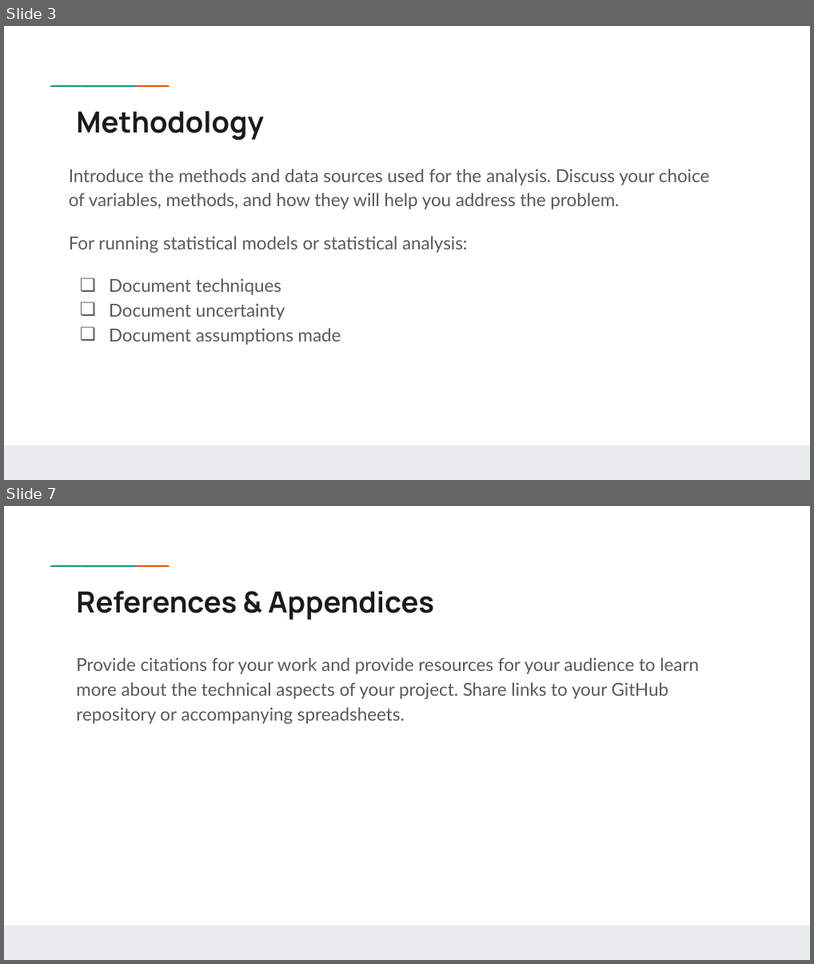
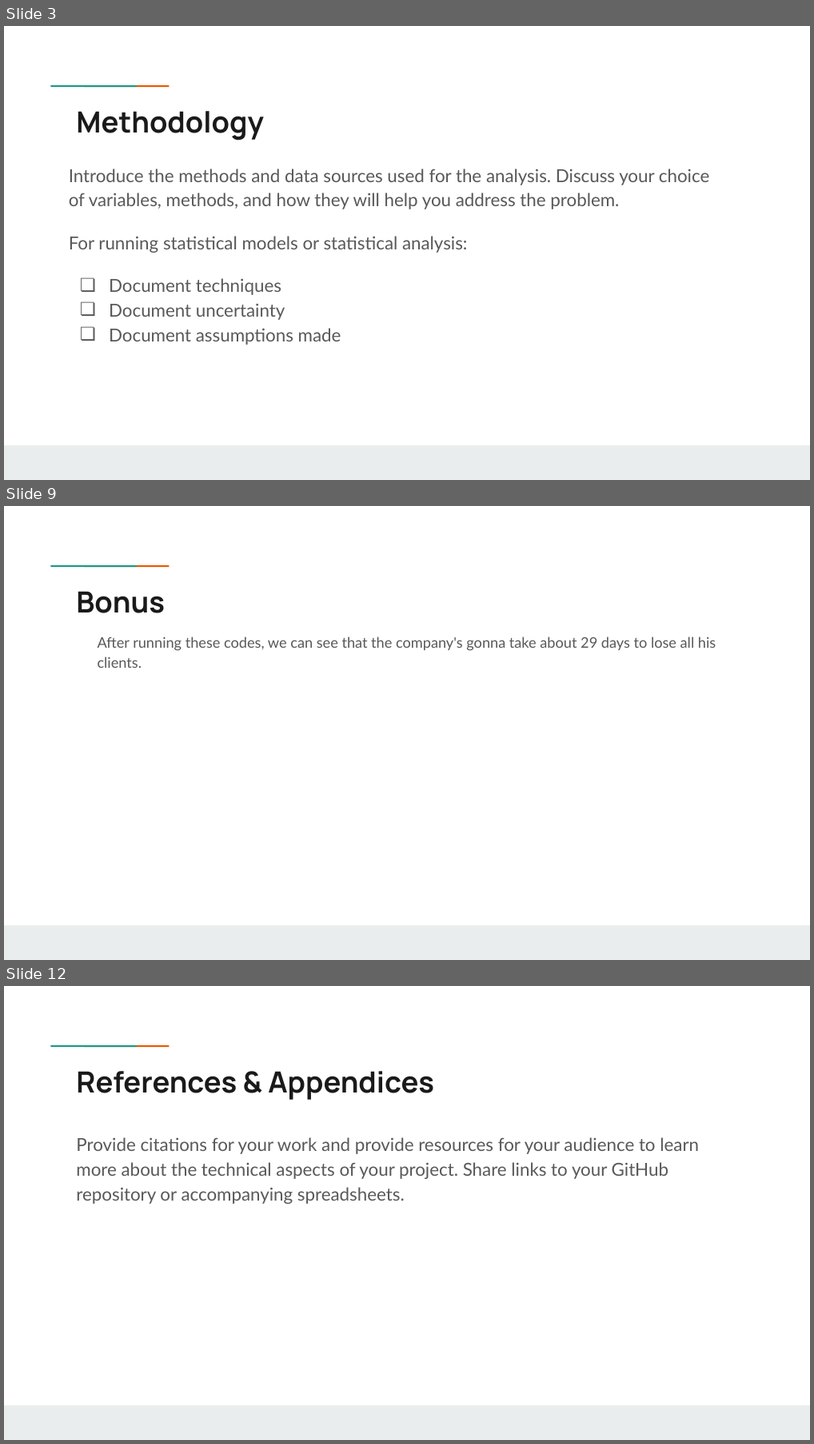
Before and after one commit to Chvava11/Bi_project_customer_churn, a slide deck: Result/Vanessa’s project .pptx. Shown one above the other, each under a label of ours: slides 3 and 7 before the commit, slides 3, 9 and 12 after it; the slides between them are not shown. The pictures are 814x964 and 814x1444 pixels, drawn with LibreOffice and Linux fonts; fonts in the diff are those of the drawing; background and template pictures are left out. Boxes give left, top, right and bottom in pixels: in the first picture for what was removed or moved away, otherwise in the second. Text is boxed around its words. In the diff, an @@ line names an element or a change of style, - is before the commit and + after.

```diff
--- a/Result/Vanessa’s project .pptx
+++ b/Result/Vanessa’s project .pptx
@@ slide 9 added at (x1=4, y1=506, x2=810, y2=960), background #FFFFFF; not listed: 3 template elements that a slide beside it also shows @@
@@ title added at (x1=76, y1=591, x2=165, y2=613), 26 pt, text #1A1A1A, bold @@
+Bonus
@@ text added at (x1=98, y1=636, x2=716, y2=668), 13 pt, text #595959 @@
+After running these codes, we can see that the company's gonna take about 29 days to lose all his clients.
@@ what was slide 7 is now slide 12 @@
```
Also in this commit, not shown: 3 slides changed, 5 other slides added, 1 slide removed, 1 other file.
